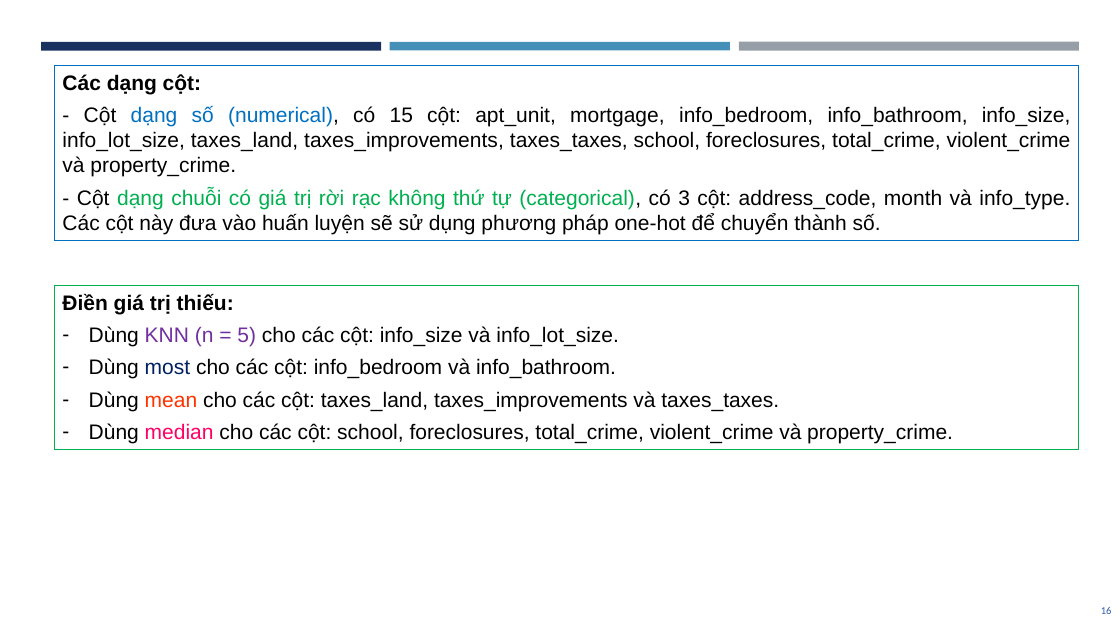
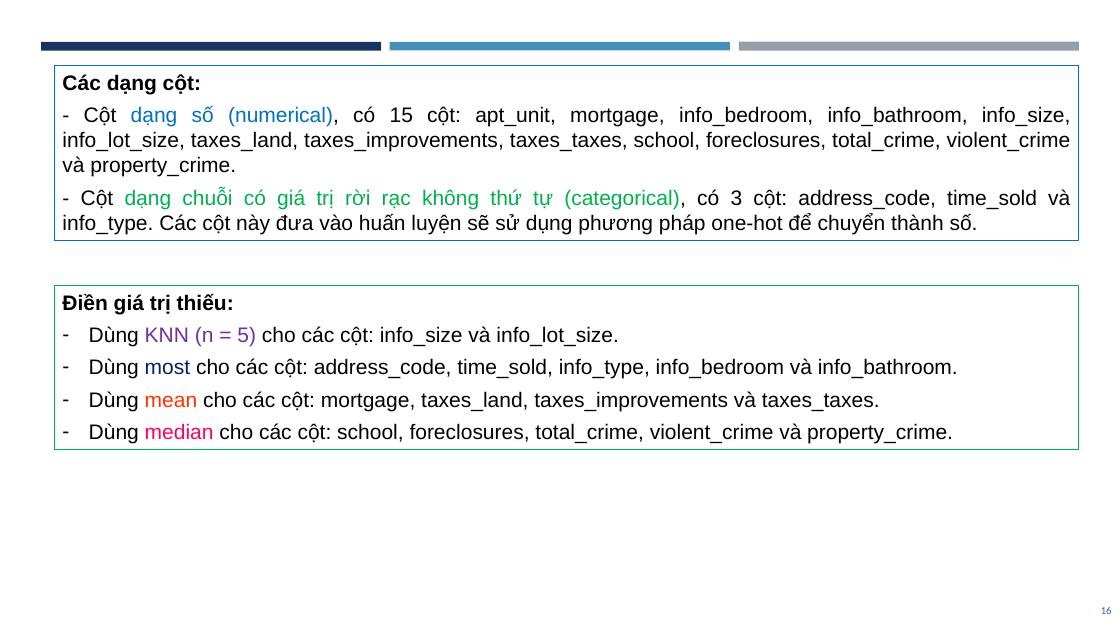
Before and after one commit to dpnam/DS-Final-Project, a slide deck: slide 16 of report-slide/BaoCaoCuoiKy_DS.pptx. Drawn at 1120x630 pixels with LibreOffice and Linux fonts; fonts in the diff are those of the drawing. Boxes give left, top, right and bottom in pixels: in the first picture for what was removed or moved away, otherwise in the second. Text is boxed around its words. In the diff, an @@ line names an element or a change of style, - is before the commit and + after.

Commit message:
one-hot for column address_code and run some model ML

```diff
--- a/report-slide/BaoCaoCuoiKy_DS.pptx
+++ b/report-slide/BaoCaoCuoiKy_DS.pptx
@@ text in rectangle at [62,188,1070,234]: text changed @@
-- Cột dạng chuỗi có giá trị rời rạc không thứ tự (categorical), có 3 cột: address_code, month và info_type. Các cột này đưa vào huấn luyện sẽ sử dụng phương pháp one-hot để chuyển thành số.
+- Cột dạng chuỗi có giá trị rời rạc không thứ tự (categorical), có 3 cột: address_code, time_sold và info_type. Các cột này đưa vào huấn luyện sẽ sử dụng phương pháp one-hot để chuyển thành số.
@@ text in rectangle at [89,358,958,411]: text changed @@
-– Dùng most cho các cột: info_bedroom và info_bathroom.
-– Dùng mean cho các cột: taxes_land, taxes_improvements và taxes_taxes.
+– Dùng most cho các cột: address_code, time_sold, info_type, info_bedroom và info_bathroom.
+– Dùng mean cho các cột: mortgage, taxes_land, taxes_improvements và taxes_taxes.
```
Also in this commit, not shown: 2 other slides changed, 1 other file.
